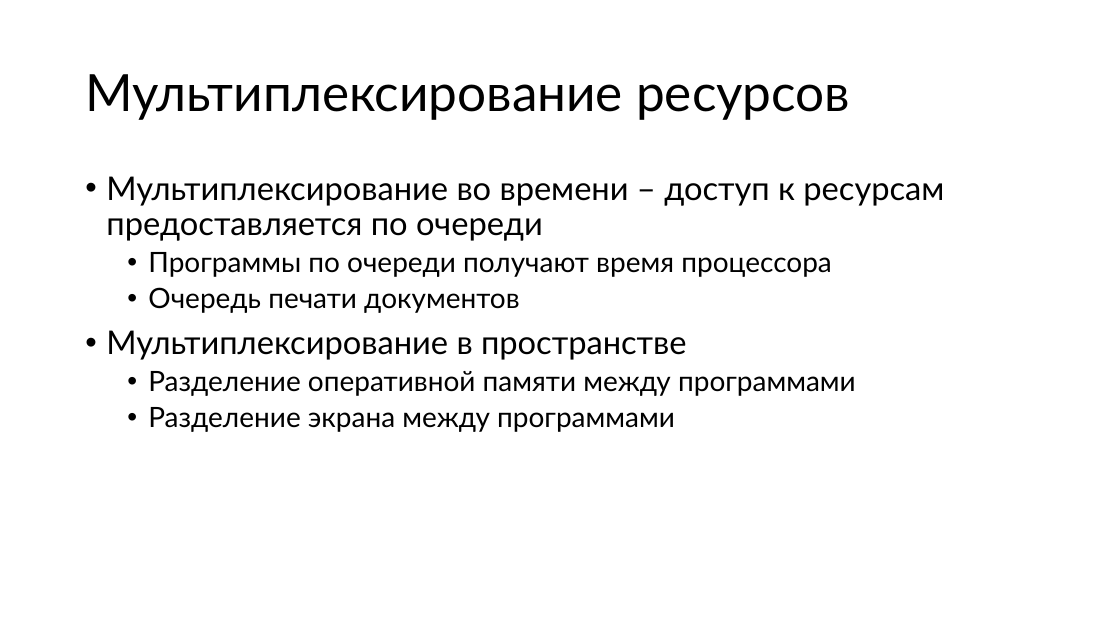
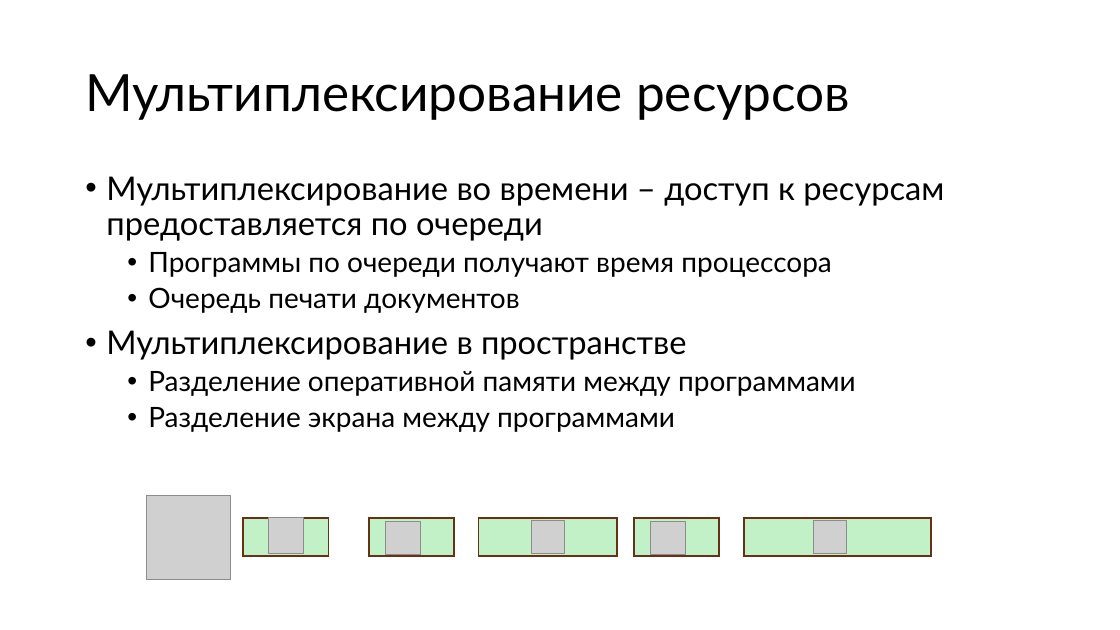
Before and after one commit to alexey-malov/os-course, a slide deck: slide 11 of lectures/01/Введение в ОС.pptx. Drawn at 1120x630 pixels with LibreOffice and Linux fonts; fonts in the diff are those of the drawing; grey boxes stand for pictures. Boxes give left, top, right and bottom in pixels: in the first picture for what was removed or moved away, otherwise in the second. Text is boxed around its words. In the diff, an @@ line names an element or a change of style, - is before the commit and + after.

```diff
--- a/lectures/01/Введение в ОС.pptx
+++ b/lectures/01/Введение в ОС.pptx
@@ picture added at (147,496,231,580) @@
@@ rectangle added at (243,518,329,556), fill #C2F1C8, outline #663216 1.5 pt @@
@@ picture added at (268,518,303,553) @@
@@ rectangle added at (369,518,455,556), fill #C2F1C8, outline #663216 1.5 pt @@
@@ picture added at (386,522,421,555) @@
@@ rectangle added at (479,518,618,556), fill #C2F1C8, outline #663216 1.5 pt @@
@@ picture added at (531,521,564,554) @@
@@ rectangle added at (634,518,719,556), fill #C2F1C8, outline #663216 1.5 pt @@
@@ picture added at (650,522,686,555) @@
@@ rectangle added at (744,518,932,556), fill #C2F1C8, outline #663216 1.5 pt @@
@@ picture added at (813,521,846,554) @@
```
Also in this commit, not shown: 17 other slides changed, 1 slide added.
